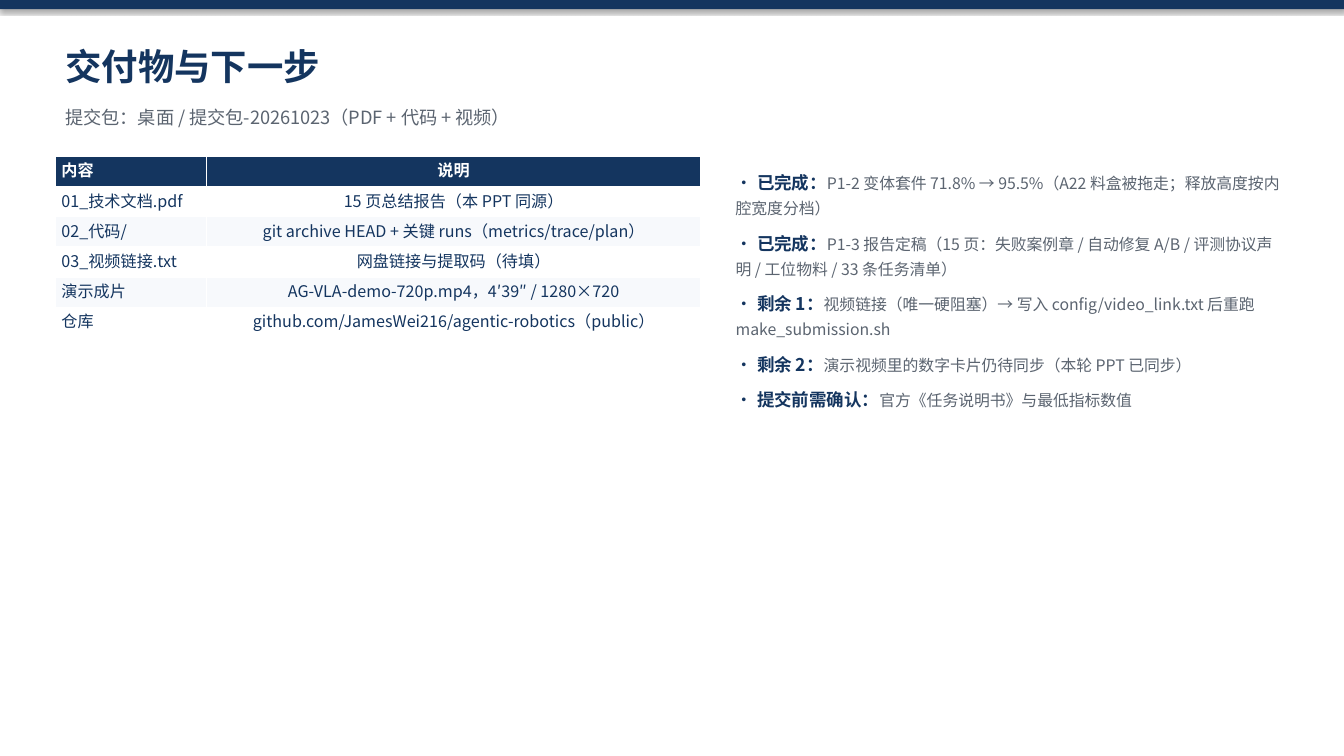
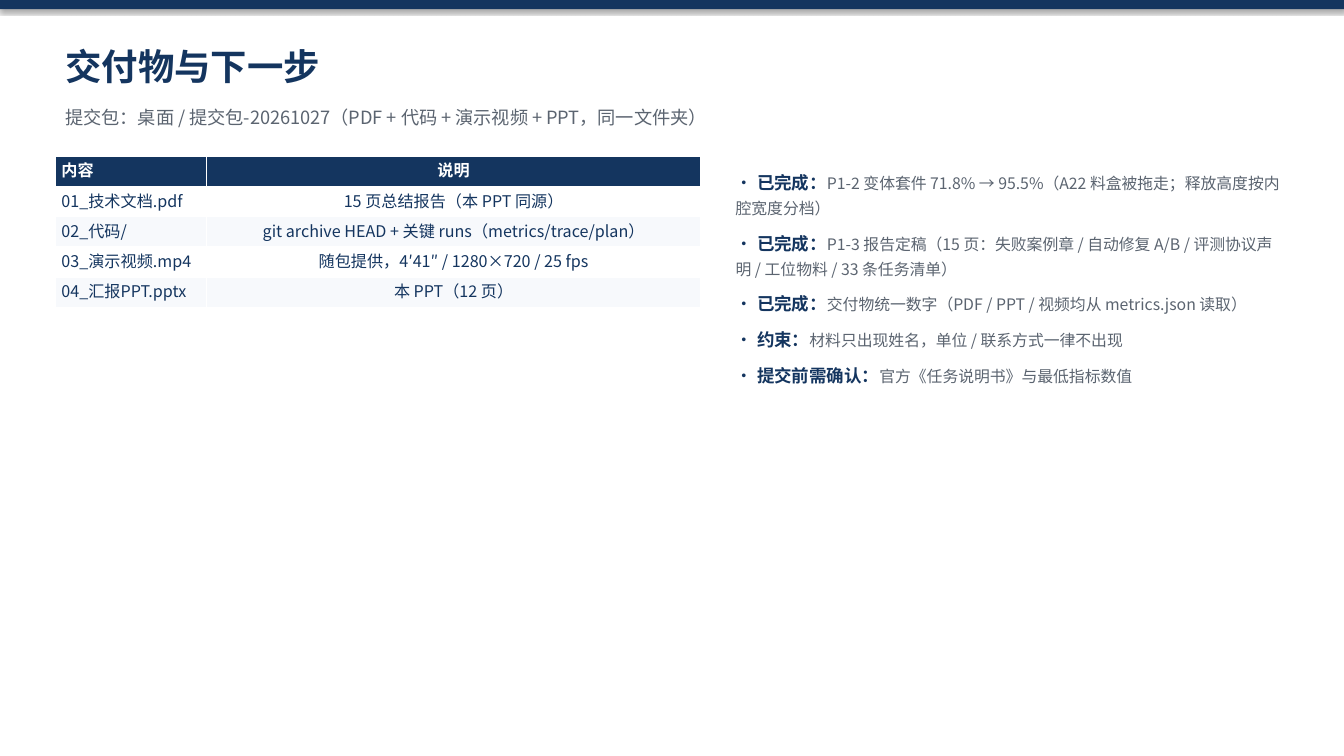
Before and after one commit to JamesWei216/agentic-robotics, a slide deck: slide 12 of reports/Agentic-Robotics-赛题汇报.pptx. Drawn at 1344x756 pixels with LibreOffice and Linux fonts; fonts in the diff are those of the drawing. Boxes give left, top, right and bottom in pixels: in the first picture for what was removed or moved away, otherwise in the second. Text is boxed around its words. In the diff, an @@ line names an element or a change of style, - is before the commit and + after.

```diff
--- a/reports/Agentic-Robotics-赛题汇报.pptx
+++ b/reports/Agentic-Robotics-赛题汇报.pptx
@@ text at [65,108,706,126]: text changed @@
-提交包：桌面 / 提交包-20261023（PDF + 代码 + 视频）
+提交包：桌面 / 提交包-20261027（PDF + 代码 + 演示视频 + PPT，同一文件夹）
@@ table at [55,156,701,308] @@
-row 4: 03_视频链接.txt | 网盘链接与提取码（待填）
-row 5: 演示成片 | AG-VLA-demo-720p.mp4，4′39″ / 1280×720
-row 6: 仓库 | github.com/JamesWei216/agentic-robotics（public）
+row 4: 03_演示视频.mp4 | 随包提供，4′41″ / 1280×720 / 25 fps
+row 5: 04_汇报PPT.pptx | 本 PPT（12 页）
@@ text at [757,295,1246,348]: text changed @@
-· 剩余 1：视频链接（唯一硬阻塞）→ 写入 config/video_link.txt 后重跑 make_submission.sh
-· 剩余 2：演示视频里的数字卡片仍待同步（本轮 PPT 已同步）
+· 已完成：交付物统一数字（PDF / PPT / 视频均从 metrics.json 读取）
+· 约束：材料只出现姓名，单位 / 联系方式一律不出现
```
Also in this commit, not shown: 1 other slide changed, 5 other files.
